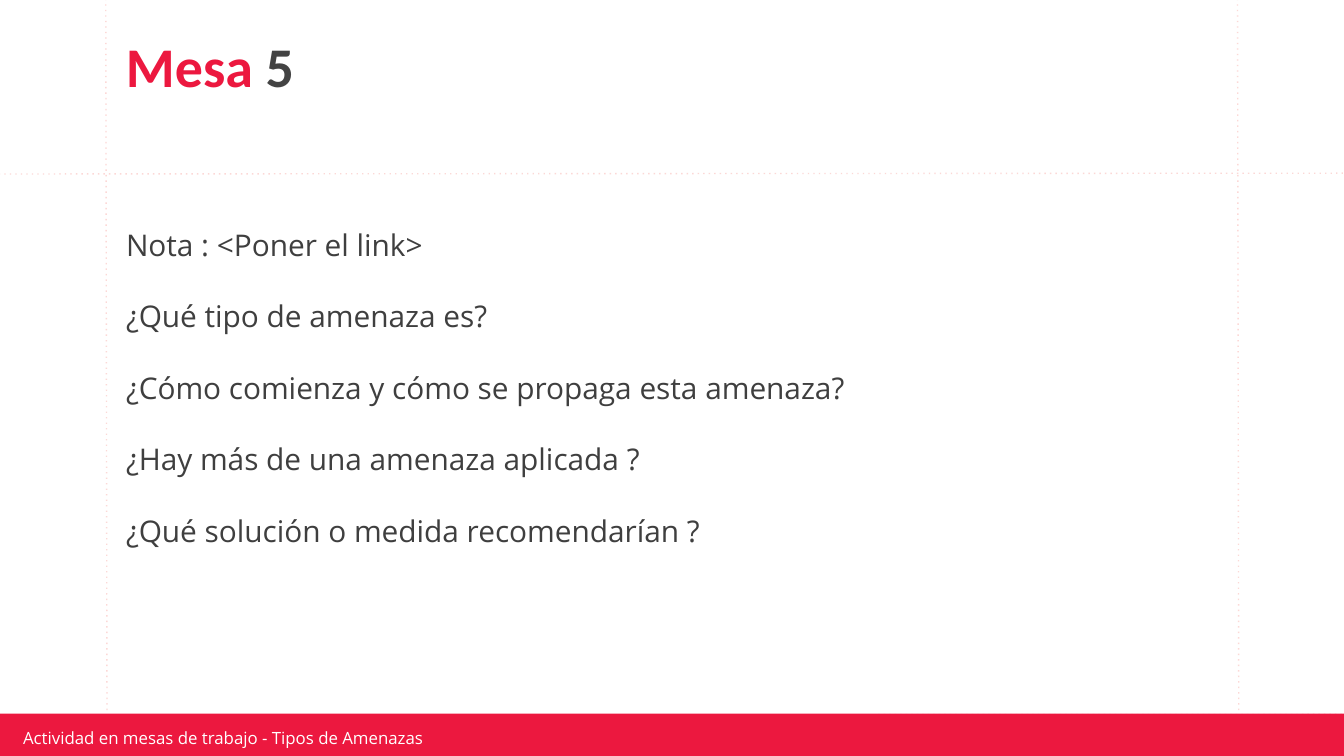
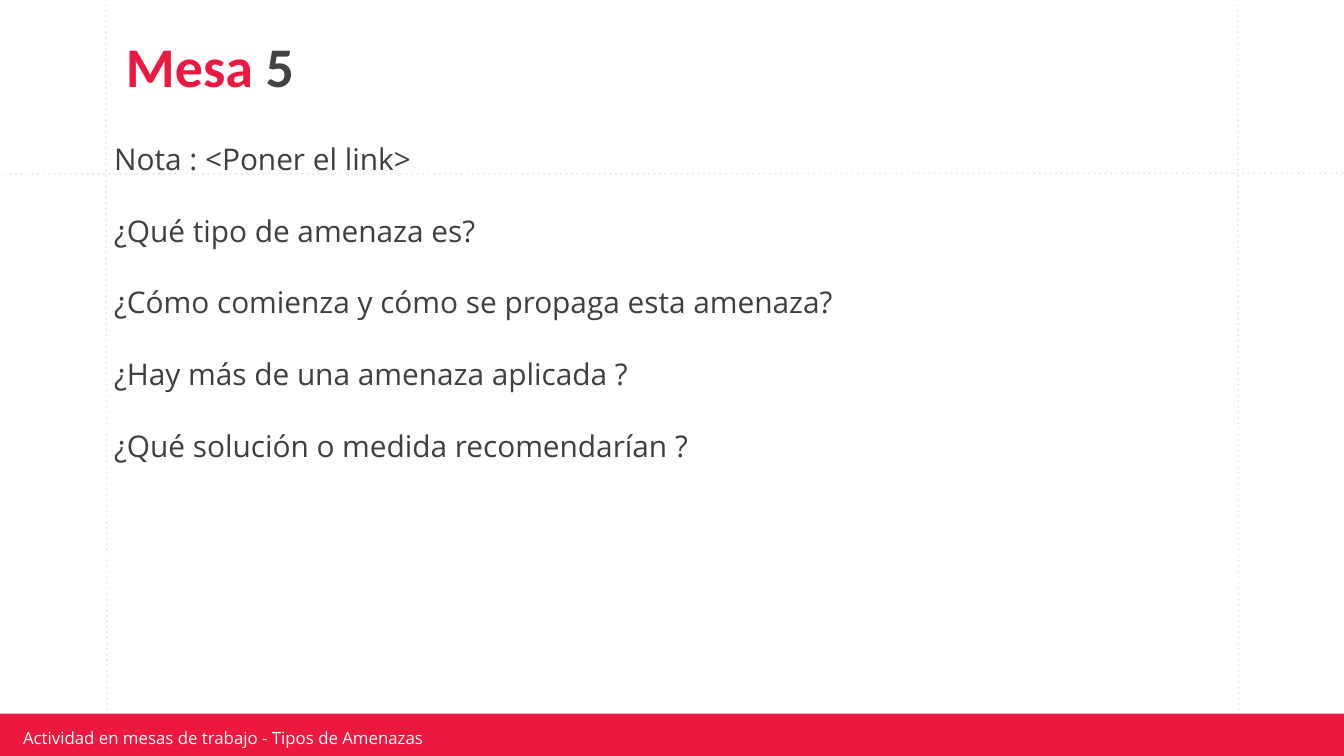
Before and after one commit to jpereyradh/Mochila_0921TDIIFN1C5LAED0921PT, a slide deck: slide 6 of Clase 24- Amenazas/Material/Actividad Tipos de amenazas.pptx. Drawn at 1344x756 pixels with LibreOffice and Linux fonts; fonts in the diff are those of the drawing; background and template pictures are left out. Boxes give left, top, right and bottom in pixels: in the first picture for what was removed or moved away, otherwise in the second. Text is boxed around its words. In the diff, an @@ line names an element or a change of style, - is before the commit and + after.

Commit message:
se cambio una carpeta de lugar y se realizó la actividad de Amenazas

```diff
--- a/Clase 24- Amenazas/Material/Actividad Tipos de amenazas.pptx
+++ b/Clase 24- Amenazas/Material/Actividad Tipos de amenazas.pptx
@@ text "Nota : <Poner el link>": place and size @@
-text "Nota : <Poner el link>" at bbox=[126, 233, 844, 548]
+text "Nota : <Poner el link>" at bbox=[114, 147, 832, 463]
```
Also in this commit, not shown: 1 other slide changed, 4 slides added, 3 other files.
